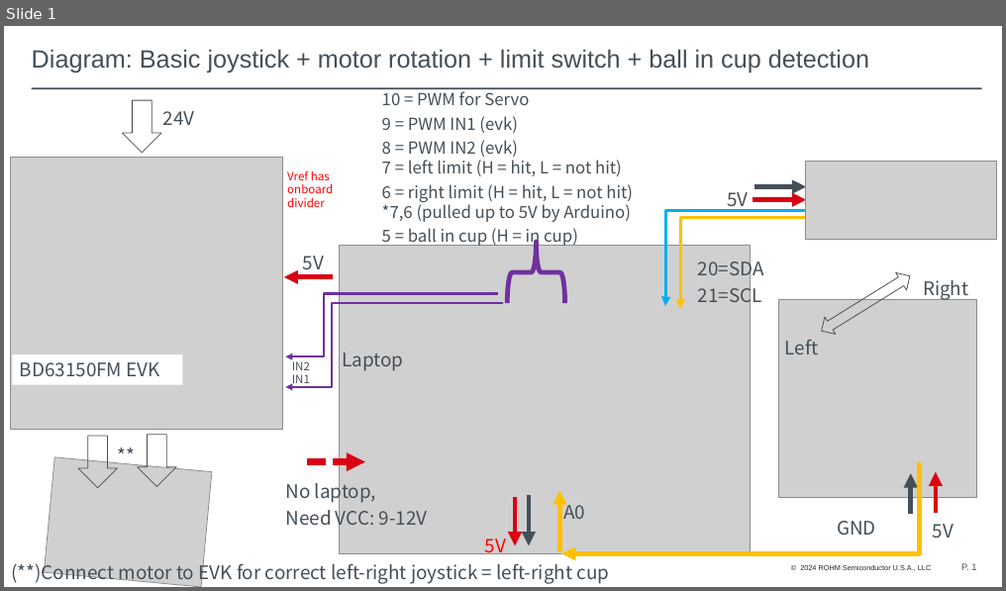
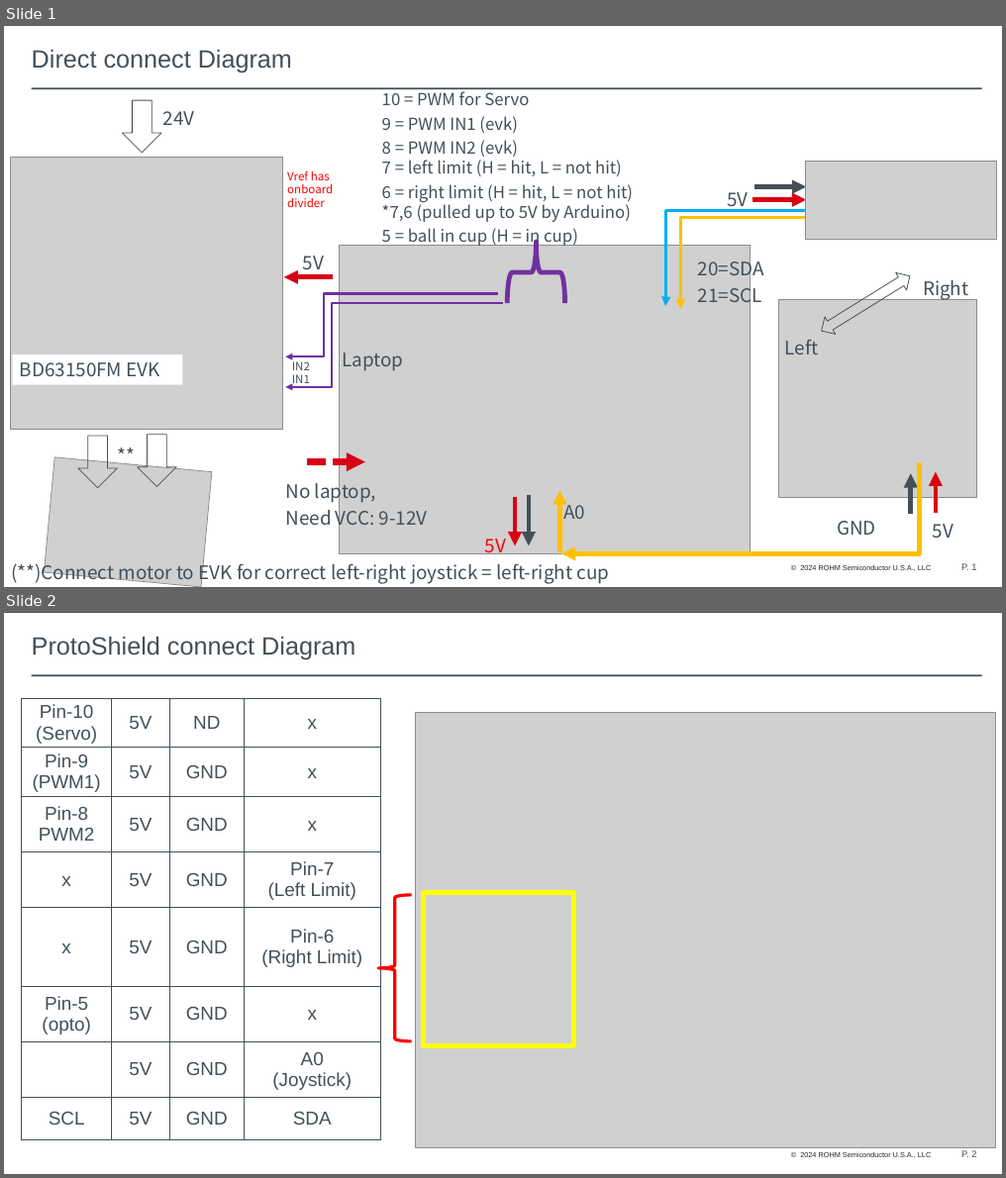
Before and after one commit to mvanocht/Ping-Pong-Catcher, a slide deck: PingPongCathcher_Diagram.pptx. Shown one above the other, each under a label of ours: slide 1 before the commit, slides 1 and 2 after it. The pictures are 1006x591 and 1006x1178 pixels, drawn with LibreOffice and Linux fonts; fonts in the diff are those of the drawing; grey boxes stand for pictures; background and template pictures are left out. Boxes give left, top, right and bottom in pixels: in the first picture for what was removed or moved away, otherwise in the second. Text is boxed around its words. In the diff, an @@ line names an element or a change of style, - is before the commit and + after.

Commit message:
Update PingPongCathcher_Diagram.pptx
update with pages to show Protoshield connections and dip switches for "limit simulation"

```diff
--- a/PingPongCathcher_Diagram.pptx
+++ b/PingPongCathcher_Diagram.pptx
@@ slide 2 added at (4,613,1002,1174), background #FFFFFF; not listed: 3 template elements that a slide beside it also shows @@
@@ title added at (32,636,355,660), 24 pt, text #444F58 @@
+ProtoShield connect Diagram
@@ table added at (22,698,381,1146), 8 rows, 4 columns @@
+Pin-10 (Servo) | 5V | ND | x
+Pin-9 (PWM1) | 5V | GND | x
+Pin-8 PWM2 | 5V | GND | x
+x | 5V | GND | Pin-7 (Left Limit)
+x | 5V | GND | Pin-6 (Right Limit)
+Pin-5 (opto) | 5V | GND | x
+ | 5V | GND | A0 / (Joystick)
+SCL | 5V | GND | SDA
@@ picture added at (416,713,996,1148) @@
@@ left brace added at (378,895,411,1042), outline #FF0000 3 pt @@
@@ rectangle added at (423,893,573,1047), outline #FFFF00 4.5 pt @@
@@ slide 1 changed as well @@
@@ title at (32,49,292,73): text changed @@
-Diagram: Basic joystick + motor rotation + limit switch + ball in cup detection
+Direct connect Diagram
```
Also in this commit, not shown: 1 other slide added.
